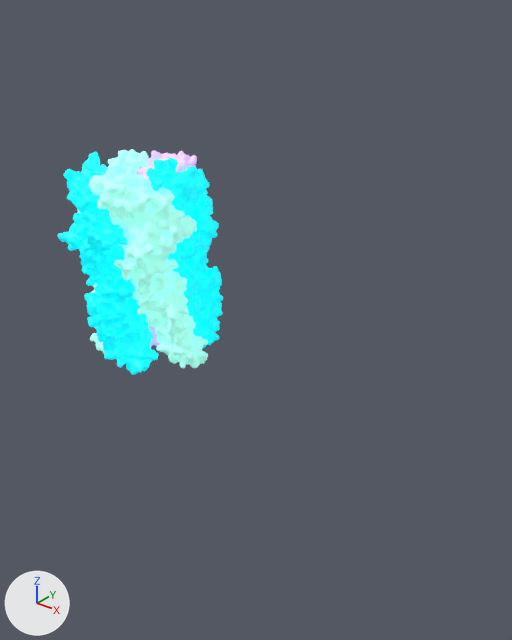
The glTF model app/public/assets/models/custom/heart-micro.glb: old version first, new version second.
The view is the same before and after, from a 50 mm camera at (4.18, -3.83, 3.17) aimed at (0.89, 0.28, 0.62). Arrows for +X, +Y and +Z are at lower left; the lights stay in place. The first picture is the older version. Where no turn or scale is listed for an object, it has been applied to the vertices.
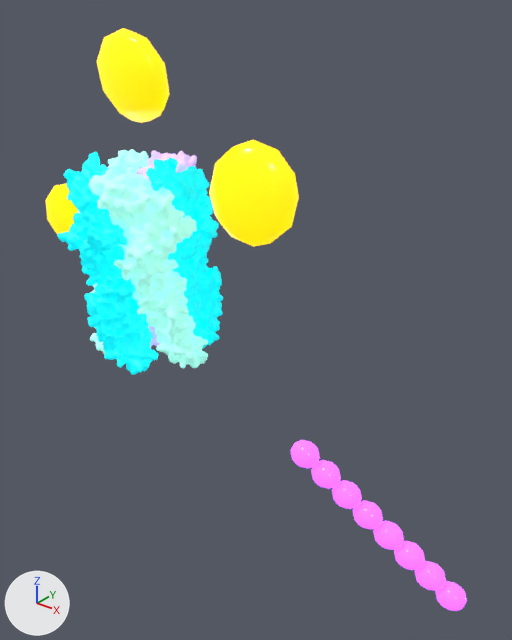
What differs and where, as boxes [x1, y1, x2, y2] in the pictures (512 x 640 px):
'MisfoldedMonomer_0', added (yellow): after [209, 140, 299, 247]
'MisfoldedMonomer_2', added (yellow): after [97, 28, 170, 123]
'MisfoldedMonomer_1', added (yellow): after [45, 183, 78, 235]
'AmyloidChain_7', added (purple): after [435, 581, 467, 611]
'AmyloidChain_6', added (purple): after [415, 561, 446, 591]
'AmyloidChain_5', added (purple): after [394, 541, 425, 570]
'AmyloidChain_4', added (purple): after [373, 520, 404, 550]
'AmyloidChain_0', added (purple): after [290, 440, 320, 469]
'AmyloidChain_3', added (purple): after [352, 500, 383, 530]
'AmyloidChain_2', added (purple): after [332, 480, 362, 509]
'AmyloidChain_1', added (purple): after [311, 460, 341, 489]
'AmyloidLink_5', added (mostly hidden): after [396, 542, 403, 550]
'AmyloidLink_6', added (mostly hidden): after [417, 563, 424, 570]
'AmyloidLink_7', added (mostly hidden): after [439, 583, 445, 591]
'AmyloidLink_4', added (mostly hidden): after [375, 522, 382, 529]

What changed in the scene script:
```text
Add ob_amyloidlink_7:
    ob_amyloidlink_7 = bpy.data.objects.new('AmyloidLink_7', me_cylinder_032)  # 64 vertices, 124 faces; spans x -0.116..0.116, y -0.064..0.064, z -0.106..0.106; in mat_amyloidmicro (purple #c459ff, glowing purple #c459ff)
    ob_amyloidlink_7.location = (2.671, 0.495, -1.352)
Add ob_amyloidchain_7:
    ob_amyloidchain_7 = bpy.data.objects.new('AmyloidChain_7', me_icosphere_025)  # an icosphere of 80 faces spanning x -0.126..0.126, y -0.108..0.108, z -0.12..0.12; in mat_amyloidmicro (purple #c459ff, glowing purple #c459ff)
    ob_amyloidchain_7.location = (2.761, 0.52, -1.427)
Add ob_amyloidlink_6:
    ob_amyloidlink_6 = bpy.data.objects.new('AmyloidLink_6', me_cylinder_032.copy())
    ob_amyloidlink_6.location = (2.491, 0.445, -1.202)
Add ob_amyloidchain_6:
    ob_amyloidchain_6 = bpy.data.objects.new('AmyloidChain_6', me_icosphere_025.copy())
    ob_amyloidchain_6.location = (2.581, 0.47, -1.277)
Add ob_amyloidlink_5:
    ob_amyloidlink_5 = bpy.data.objects.new('AmyloidLink_5', me_cylinder_032.copy())
    ob_amyloidlink_5.location = (2.311, 0.395, -1.052)
Add ob_amyloidchain_5:
    ob_amyloidchain_5 = bpy.data.objects.new('AmyloidChain_5', me_icosphere_025.copy())
    ob_amyloidchain_5.location = (2.401, 0.42, -1.127)
Add ob_amyloidlink_4:
    ob_amyloidlink_4 = bpy.data.objects.new('AmyloidLink_4', me_cylinder_032.copy())
    ob_amyloidlink_4.location = (2.131, 0.345, -0.902)
Add ob_amyloidchain_4:
    ob_amyloidchain_4 = bpy.data.objects.new('AmyloidChain_4', me_icosphere_025.copy())
    ob_amyloidchain_4.location = (2.221, 0.37, -0.977)
Add ob_amyloidlink_3:
    ob_amyloidlink_3 = bpy.data.objects.new('AmyloidLink_3', me_cylinder_032.copy())
    ob_amyloidlink_3.location = (1.951, 0.295, -0.752)
Add ob_amyloidchain_3:
    ob_amyloidchain_3 = bpy.data.objects.new('AmyloidChain_3', me_icosphere_025.copy())
    ob_amyloidchain_3.location = (2.041, 0.32, -0.827)
Add ob_amyloidlink_2:
    ob_amyloidlink_2 = bpy.data.objects.new('AmyloidLink_2', me_cylinder_032.copy())
    ob_amyloidlink_2.location = (1.771, 0.245, -0.602)
Add ob_amyloidchain_2:
    ob_amyloidchain_2 = bpy.data.objects.new('AmyloidChain_2', me_icosphere_025.copy())
    ob_amyloidchain_2.location = (1.861, 0.27, -0.677)
Add ob_amyloidlink_1:
    ob_amyloidlink_1 = bpy.data.objects.new('AmyloidLink_1', me_cylinder_032.copy())
    ob_amyloidlink_1.location = (1.591, 0.195, -0.452)
Add ob_amyloidchain_1:
    ob_amyloidchain_1 = bpy.data.objects.new('AmyloidChain_1', me_icosphere_025.copy())
    ob_amyloidchain_1.location = (1.681, 0.22, -0.527)
Add ob_amyloidchain_0:
    ob_amyloidchain_0 = bpy.data.objects.new('AmyloidChain_0', me_icosphere_025.copy())
    ob_amyloidchain_0.location = (1.501, 0.17, -0.377)
Add ob_misfoldedmonomer_2:
    ob_misfoldedmonomer_2 = bpy.data.objects.new('MisfoldedMonomer_2', me_icosphere_017)  # 42 vertices, 80 faces; spans x -0.36..0.36, y -0.173..0.173, z -0.325..0.325; in mat_misfoldedttr (yellow #ffc700, glowing yellow #ffc700)
    ob_misfoldedmonomer_2.location = (0.288, -0.33, 2.539)
Add ob_misfoldedmonomer_1:
    ob_misfoldedmonomer_1 = bpy.data.objects.new('MisfoldedMonomer_1', me_icosphere_016)  # 42 vertices, 80 faces; spans x -0.328..0.328, y -0.172..0.172, z -0.346..0.346; in mat_misfoldedttr (yellow #ffc700, glowing yellow #ffc700)
    ob_misfoldedmonomer_1.location = (-1.505, 0.37, 1.024)
Add ob_misfoldedmonomer_0:
    ob_misfoldedmonomer_0 = bpy.data.objects.new('MisfoldedMonomer_0', me_icosphere_015)  # 42 vertices, 80 faces; spans x -0.306..0.306, y -0.179..0.179, z -0.375..0.375; in mat_misfoldedttr (yellow #ffc700, glowing yellow #ffc700)
    ob_misfoldedmonomer_0.location = (1.201, -0.13, 1.824)
```
